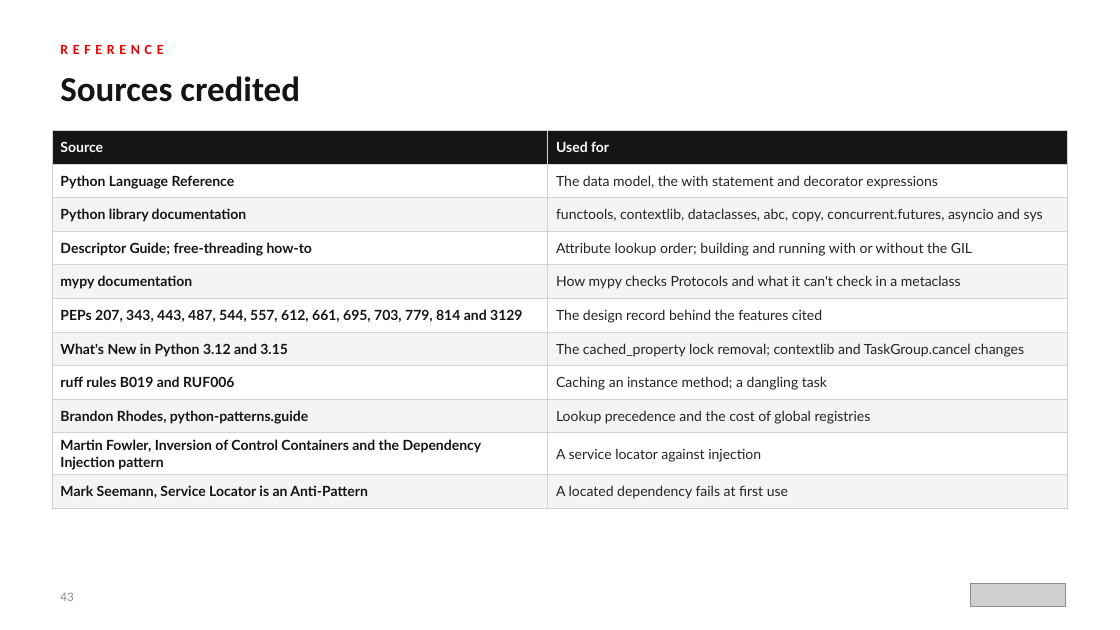
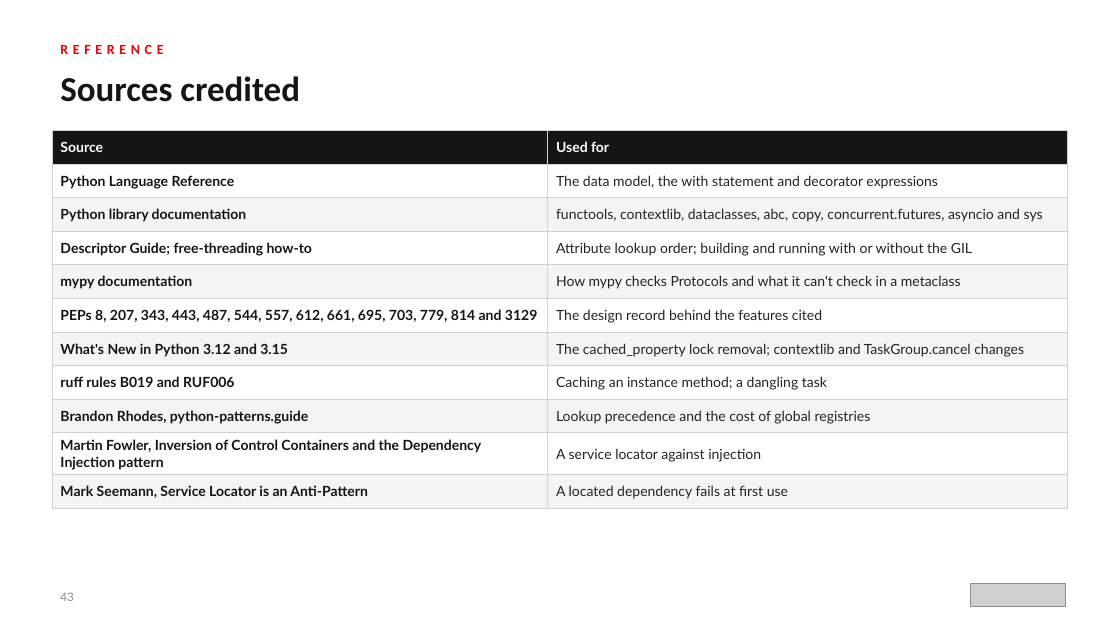
Before and after one commit to patterncatalyst/design-patterns-with-python, a slide deck: slide 43 of presentation/design-patterns-with-python-201-idiomatic-python.pptx. Drawn at 1120x630 pixels with LibreOffice and Linux fonts; fonts in the diff are those of the drawing; grey boxes stand for pictures. Boxes give left, top, right and bottom in pixels: in the first picture for what was removed or moved away, otherwise in the second. Text is boxed around its words. In the diff, an @@ line names an element or a change of style, - is before the commit and + after.

```diff
--- a/presentation/design-patterns-with-python-201-idiomatic-python.pptx
+++ b/presentation/design-patterns-with-python-201-idiomatic-python.pptx
@@ table at box(52, 130, 1068, 503) @@
-row 6, column 1: PEPs 207, 343, 443, 487, 544, 557, 612, 661, 695, 703, 779, 814 and 3129
+row 6, column 1: PEPs 8, 207, 343, 443, 487, 544, 557, 612, 661, 695, 703, 779, 814 and 3129
```
Also in this commit, not shown: 4 other slides changed, 13 other files.
